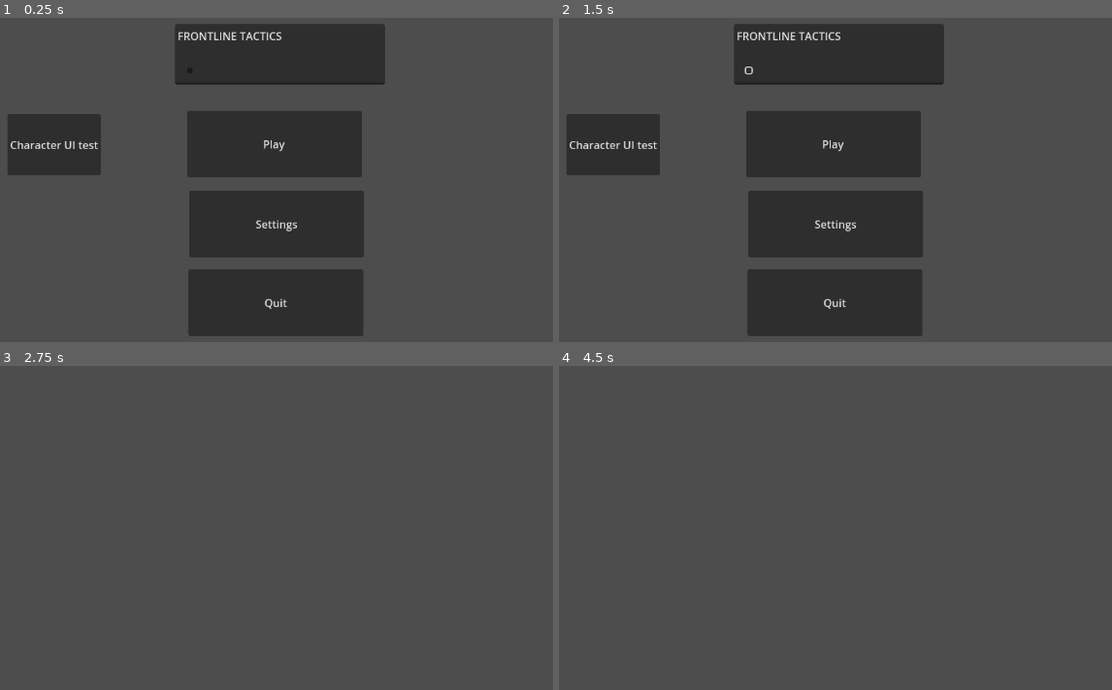
Above: before the commit, frames 1-4 (two rows, left to right).
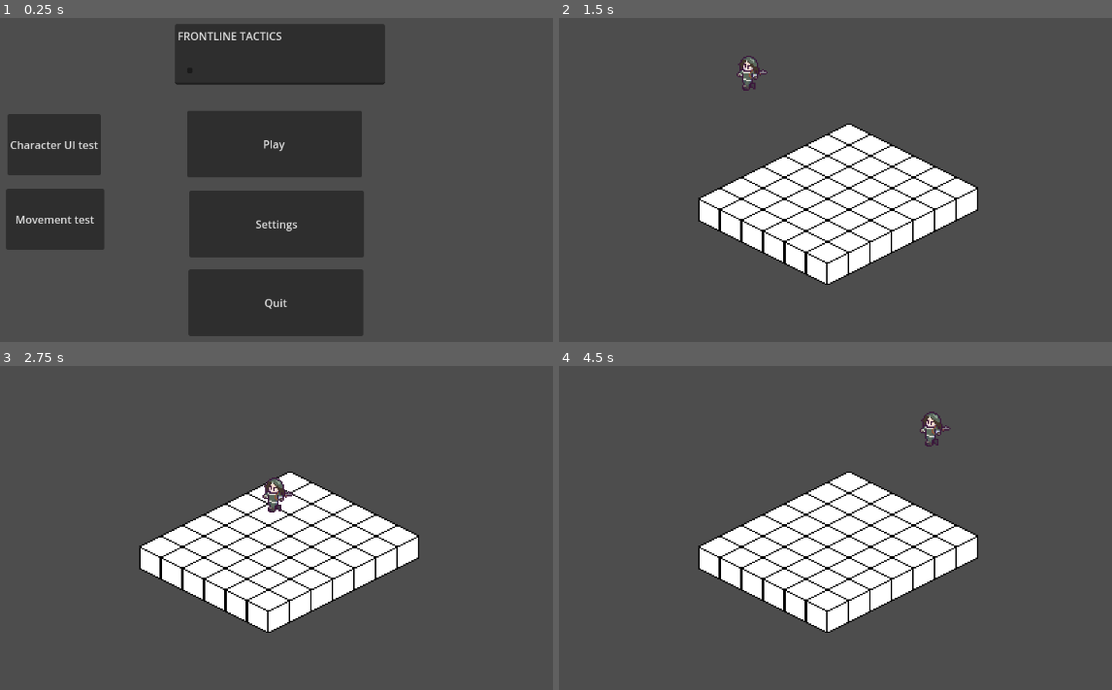
Above: after the commit, the same moments.

Repository: kiennguyenGH/TacticsPitch
Game: Godot game, scene res://main.tscn
The game is run twice, just before and just after one commit, with the same random seed, the same clock (stepped at 60 frames per second) and the same inputs.
Inputs (mouse positions are in pixels of both pictures, inside the frame that each line leads up to):
- Up to frame 1 (0.25 s): no input
- Up to frame 2 (1.5 s): click (614, 218) at 0.5 s, where only the run after the commit has a clickable "Movement test"; click (747, 69) at 1.27 s
- Up to frame 3 (2.75 s): click (276, 492) at 2 s, where only the run before the commit has a clickable "Play"
- Up to frame 4 (4.5 s): tap Enter at 2.75, 4.25 s; move the mouse to (1023, 502) at 2.77 s; click (1023, 502) at 2.85 s; tap Space at 3.5 s; move the mouse to (697, 544) at 3.52 s; click (697, 544) at 3.6 s; move the mouse to (929, 427) at 4.27 s; click (929, 427) at 4.35 s

The runs differ from the first frame. In frame 1, 3.3% of the frame differs, in the area x 1-19%, y 52-72%; in frame 2, 34%, in the area x 1-76%, y 1-99%; in frame 3, 14%; in frame 4, 14%.

Commit message:
prep movement

Diff:
--- a/Play.gd
+++ b/Play.gd
@@ -17,3 +17,7 @@
 ##test
 func _on_character_ui_test_pressed():
 	get_tree().change_scene_to_file("res://UiTest.tscn")
+
+
+func _on_movement_test_pressed():
+	get_tree().change_scene_to_file("res://isometric_test.tscn")
--- a/isometric_test.tscn
+++ b/isometric_test.tscn
@@ -1,10 +1,18 @@
-[gd_scene load_steps=2 format=3 uid="uid://bn2r7xgh7uych"]
+[gd_scene load_steps=4 format=3 uid="uid://bn2r7xgh7uych"]
 
 [ext_resource type="PackedScene" uid="uid://dov704m20dflf" path="res://isometric_tilemap.tscn" id="1_fkluk"]
+[ext_resource type="PackedScene" uid="uid://bj51khuo5aypt" path="res://unit.tscn" id="2_mjhku"]
+[ext_resource type="Script" path="res://unit.gd" id="3_uhxgh"]
 
 [node name="Node2D" type="Node2D"]
 
 [node name="Camera2D" type="Camera2D" parent="."]
+position = Vector2(117, 6)
 zoom = Vector2(2, 2)
 
 [node name="Isometric Tilemap" parent="." instance=ExtResource("1_fkluk")]
+layer_1/tile_data = PackedInt32Array()
+
+[node name="Unit" parent="." instance=ExtResource("2_mjhku")]
+position = Vector2(96, 4)
+script = ExtResource("3_uhxgh")
--- a/isometric_tilemap.tscn
+++ b/isometric_tilemap.tscn
@@ -9,10 +9,6 @@
 0:0/0/texture_origin = Vector2i(0, -8)
 0:0/0/physics_layer_0/linear_velocity = Vector2(0, 0)
 0:0/0/physics_layer_0/angular_velocity = 0.0
-1:0/0 = 0
-1:0/0/texture_origin = Vector2i(0, -8)
-1:0/0/physics_layer_0/linear_velocity = Vector2(0, 0)
-1:0/0/physics_layer_0/angular_velocity = 0.0
 2:0/0 = 0
 2:0/0/texture_origin = Vector2i(0, -8)
 2:0/0/physics_layer_0/linear_velocity = Vector2(0, 0)
@@ -33,6 +29,13 @@
 6:0/0/texture_origin = Vector2i(0, -8)
 6:0/0/physics_layer_0/linear_velocity = Vector2(0, 0)
 6:0/0/physics_layer_0/angular_velocity = 0.0
+7:0/0 = 0
+7:0/0/physics_layer_0/linear_velocity = Vector2(0, 0)
+7:0/0/physics_layer_0/angular_velocity = 0.0
+1:0/0 = 0
+1:0/0/texture_origin = Vector2i(0, -7)
+1:0/0/physics_layer_0/linear_velocity = Vector2(0, 0)
+1:0/0/physics_layer_0/angular_velocity = 0.0
 
 [sub_resource type="TileSet" id="TileSet_g0tbj"]
 tile_shape = 1
@@ -44,11 +47,12 @@
 
 [node name="Isometric Tilemap" type="TileMap"]
 y_sort_enabled = true
+position = Vector2(1, 0)
 tile_set = SubResource("TileSet_g0tbj")
 format = 2
 layer_0/name = "level0"
 layer_0/y_sort_enabled = true
-layer_0/tile_data = PackedInt32Array(-327679, 196608, 0, -26 …(241 unchanged characters)… 27677, 196608, 0, -262141, 196608, 0, -196605, 65536, 0, -131069, 196608, 0, -65533, 196608, 0, 3, 196608, 0, 65539, 196608, 0, -327676, 196608, 0, -262140, 196608, 0, -196604, 65536, 0, -131068, 65536, 0, -65532, 196608, 0, 4, 196608, 0, 65540, 196608, 0, -327675, 196608, 0, -262139, 196608, 0, -196603, 196608, 0, -131067, 196608, 0, -65531, 196608, 0, 5, 196608, 0, 65541, 196608, 0, -327674, 196608, 0, -262138, 196608, 0, -196602, 196608, 0, -131066, 196608, 0, -65530, 196608, 0, 6, 196608, 0, 65542, 196608, 0)
+layer_0/tile_data = PackedInt32Array(-327679, 196608, 0, -26 …(241 unchanged characters)… 27677, 196608, 0, -262141, 196608, 0, -131069, 196608, 0, -65533, 196608, 0, 3, 196608, 0, 65539, 196608, 0, -327676, 196608, 0, -262140, 196608, 0, -65532, 196608, 0, 4, 196608, 0, 65540, 196608, 0, -327675, 196608, 0, -262139, 196608, 0, -196603, 196608, 0, -131067, 196608, 0, -65531, 196608, 0, 5, 196608, 0, 65541, 196608, 0, -327674, 196608, 0, -262138, 196608, 0, -196602, 196608, 0, -131066, 196608, 0, -65530, 196608, 0, 6, 196608, 0, 65542, 196608, 0, -196605, 196608, 0, -196604, 196608, 0, -131068, 196608, 0)
 layer_1/name = "level1"
 layer_1/y_sort_enabled = true
 layer_1/y_sort_origin = 1
--- a/main.tscn
+++ b/main.tscn
@@ -16,6 +16,19 @@
 offset_right = -128.0
 offset_bottom = 160.0
 text = "Character UI test
+"
+
+[node name="Movement Test" type="Button" parent="."]
+anchors_preset = -1
+anchor_left = -1.02743
+anchor_top = 0.0464567
+anchor_right = -1.02743
+anchor_bottom = 0.0464567
+offset_left = -269.0
+offset_top = 180.0
+offset_right = -123.0
+offset_bottom = 271.0
+text = "Movement test
 "
 
 [node name="Play" type="Button" parent="."]
@@ -75,6 +88,7 @@
 offset_bottom = 8.0
 
 [connection signal="pressed" from="Character Ui test" to="Play" method="_on_character_ui_test_pressed"]
+[connection signal="pressed" from="Movement Test" to="Play" method="_on_movement_test_pressed"]
 [connection signal="pressed" from="Play" to="Play" method="_on_pressed"]
 [connection signal="pressed" from="Settings" to="Play" method="_on_settings_pressed"]
 [connection signal="pressed" from="Quit" to="Play" method="_on_quit_pressed"]
--- a/project.godot
+++ b/project.godot
@@ -19,6 +19,14 @@
 
 project/assembly_name="Frontline Tactics"
 
+[input]
+
+click={
+"deadzone": 0.5,
+"events": [Object(InputEventMouseButton,"resource_local_to_scene":false,"resource_name":"","device":-1,"window_id":0,"alt_pressed":false,"shift_pressed":false,"ctrl_pressed":false,"meta_pressed":false,"button_mask":0,"position":Vector2(0, 0),"global_position":Vector2(0, 0),"factor":1.0,"button_index":1,"canceled":false,"pressed":false,"double_click":false,"script":null)
+]
+}
+
 [rendering]
 
 textures/canvas_textures/default_texture_filter=0
--- /dev/null
+++ b/unit.gd
@@ -0,0 +1,17 @@
+extends Node2D
+
+@onready var tile_map : TileMap = $"../Isometric Tilemap"
+# Called when the node enters the scene tree for the first time.
+func _ready():
+	pass # Replace with function body.
+
+
+# Called every frame. 'delta' is the elapsed time since the previous frame.
+func _input(event):
+		if Input.is_action_just_released("click"):
+			var mouse_pos = get_global_mouse_position()
+
+			var tile_mouse_pos = tile_map.local_to_map(mouse_pos)
+			print(mouse_pos)
+			print(tile_mouse_pos)
+			position = Vector2(mouse_pos.x, mouse_pos.y)
--- /dev/null
+++ b/unit.tscn
@@ -0,0 +1,39 @@
+[gd_scene load_steps=6 format=3 uid="uid://bj51khuo5aypt"]
+
+[ext_resource type="Texture2D" uid="uid://d3a87064q13qq" path="res://unit.png" id="1_qpvne"]
+
+[sub_resource type="AtlasTexture" id="AtlasTexture_motyo"]
+atlas = ExtResource("1_qpvne")
+region = Rect2(0, 0, 32, 32)
+
+[sub_resource type="AtlasTexture" id="AtlasTexture_3ww3m"]
+atlas = ExtResource("1_qpvne")
+region = Rect2(32, 0, 32, 32)
+
+[sub_resource type="AtlasTexture" id="AtlasTexture_pdh5c"]
+atlas = ExtResource("1_qpvne")
+region = Rect2(64, 0, 32, 32)
+
+[sub_resource type="SpriteFrames" id="SpriteFrames_dpfgi"]
+animations = [{
+"frames": [{
+"duration": 1.0,
+"texture": SubResource("AtlasTexture_motyo")
+}, {
+"duration": 1.0,
+"texture": SubResource("AtlasTexture_3ww3m")
+}, {
+"duration": 1.0,
+"texture": SubResource("AtlasTexture_pdh5c")
+}],
+"loop": true,
+"name": &"Idle",
+"speed": 5.0
+}]
+
+[node name="Unit" type="Node2D"]
+
+[node name="AnimatedSprite2D" type="AnimatedSprite2D" parent="."]
+sprite_frames = SubResource("SpriteFrames_dpfgi")
+animation = &"Idle"
+frame_progress = 0.59514
Binary file changed: iso_tileset.png
Binary file added: unit.png
Not shown, added: unit.png.import
